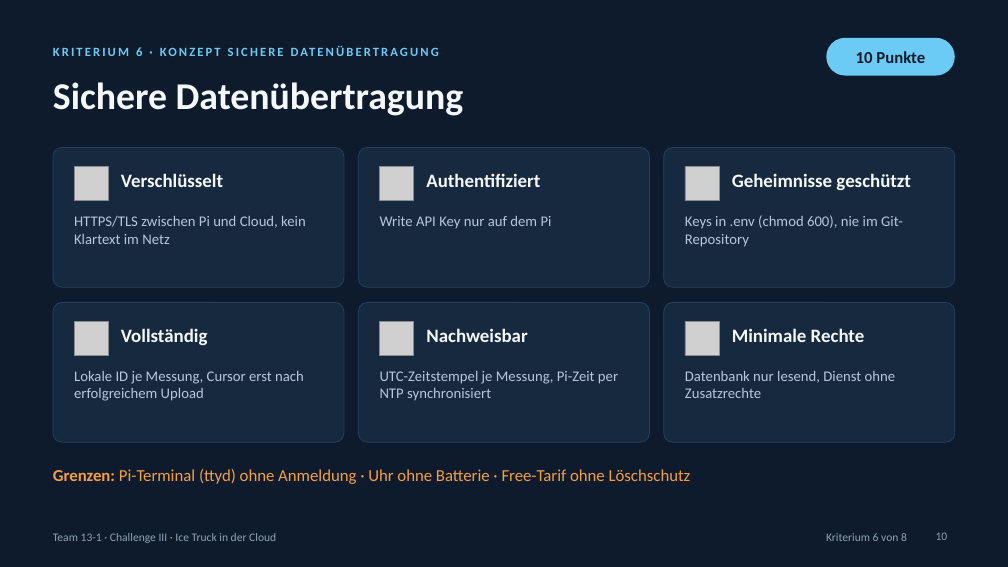
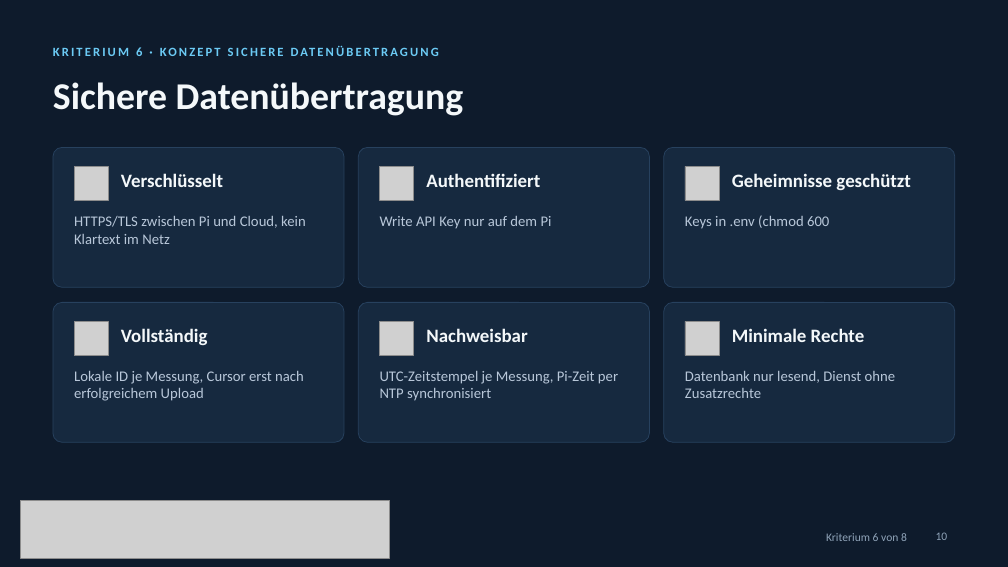
Before and after one commit to 47Felix/RasberryPI-Team-13, a slide deck: slide 10 of Challenge-III-Ice-Truck-Cloud/Praesentation/ice-truck-in-der-cloud.pptx. Drawn at 1008x567 pixels with LibreOffice and Linux fonts; fonts in the diff are those of the drawing; grey boxes stand for pictures. Boxes give left, top, right and bottom in pixels: in the first picture for what was removed or moved away, otherwise in the second. Text is boxed around its words. In the diff, an @@ line names an element or a change of style, - is before the commit and + after.

```diff
--- a/Challenge-III-Ice-Truck-Cloud/Praesentation/ice-truck-in-der-cloud.pptx
+++ b/Challenge-III-Ice-Truck-Cloud/Praesentation/ice-truck-in-der-cloud.pptx
@@ rounded rectangle removed at <box>827,38,955,76</box> @@
-10 Punkte
@@ text at <box>685,215,829,229</box>: text changed @@
-Keys in .env (chmod 600), nie im Git-Repository
+Keys in .env (chmod 600
@@ text removed at <box>53,469,691,484</box> @@
-Grenzen: Pi-Terminal (ttyd) ohne Anmeldung · Uhr ohne Batterie · Free-Tarif ohne Löschschutz
@@ picture added at <box>20,501,390,558</box> @@
@@ text removed at <box>53,533,276,543</box> @@
-Team 13-1 · Challenge III · Ice Truck in der Cloud
```
Also in this commit, not shown: 12 other slides changed.
